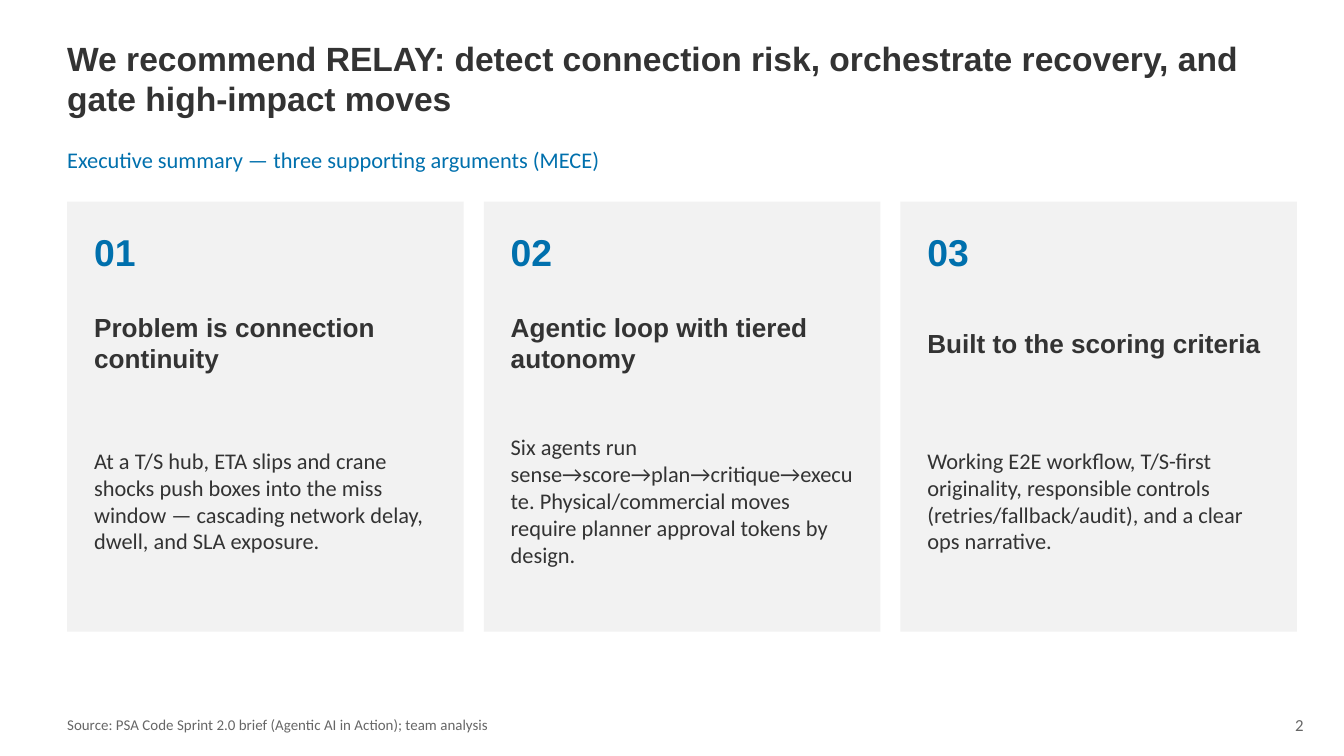
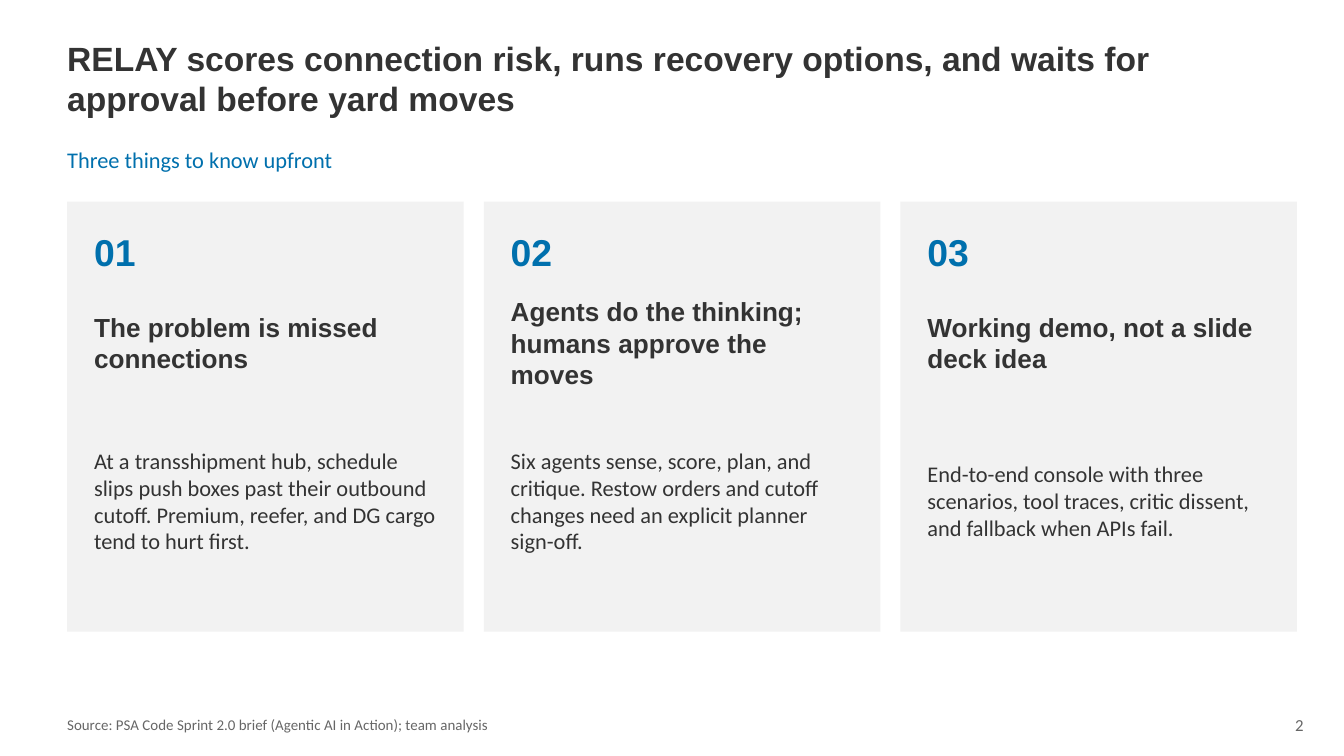
Before and after one commit to piyaphat38030/psa-relay, a slide deck: slide 2 of deliverables/RELAY_Presentation.pptx. Drawn at 1344x756 pixels with LibreOffice and Linux fonts; fonts in the diff are those of the drawing. Boxes give left, top, right and bottom in pixels: in the first picture for what was removed or moved away, otherwise in the second. Text is boxed around its words. In the diff, an @@ line names an element or a change of style, - is before the commit and + after.

```diff
--- a/deliverables/RELAY_Presentation.pptx
+++ b/deliverables/RELAY_Presentation.pptx
@@ text at (67, 46, 1149, 117): text changed @@
-We recommend RELAY: detect connection risk, orchestrate recovery, and gate high-impact moves
+RELAY scores connection risk, runs recovery options, and waits for approval before yard moves
@@ text at (67, 152, 332, 172): text changed @@
-Executive summary — three supporting arguments (MECE)
+Three things to know upfront
@@ text at (94, 318, 377, 369): text changed @@
-Problem is connection continuity
+The problem is missed connections
@@ text at (511, 302, 802, 385): text changed @@
-Agentic loop with tiered autonomy
+Agents do the thinking; humans approve the moves
@@ text at (927, 318, 1253, 369): text changed @@
-Built to the scoring criteria
+Working demo, not a slide deck idea
@@ text at (94, 453, 436, 549): text changed @@
-At a T/S hub, ETA slips and crane shocks push boxes into the miss window — cascading network delay, dwell, and SLA exposure.
+At a transshipment hub, schedule slips push boxes past their outbound cutoff. Premium, reefer, and DG cargo tend to hurt first.
@@ text at (511, 453, 818, 553): text changed @@
-Six agents run sense→score→plan→critique→execute. Physical/commercial moves require planner approval tokens by design.
+Six agents sense, score, plan, and critique. Restow orders and cutoff changes need an explicit planner sign-off.
@@ text at (927, 466, 1249, 536): text changed @@
-Working E2E workflow, T/S-first originality, responsible controls (retries/fallback/audit), and a clear ops narrative.
+End-to-end console with three scenarios, tool traces, critic dissent, and fallback when APIs fail.
```
Also in this commit, not shown: 13 other slides changed, 2 other files.
